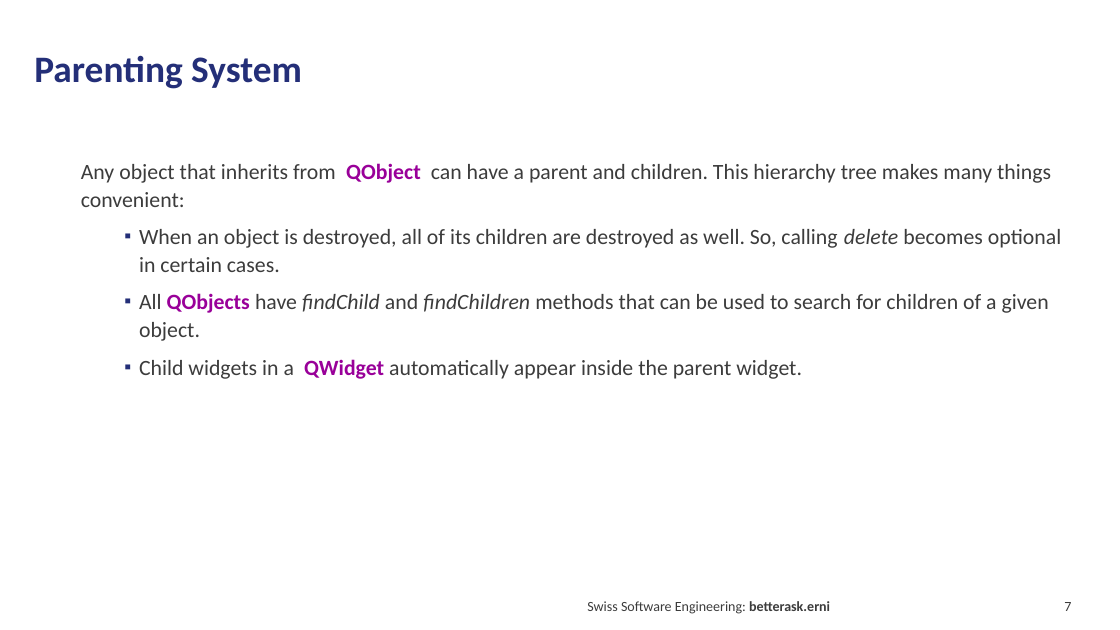
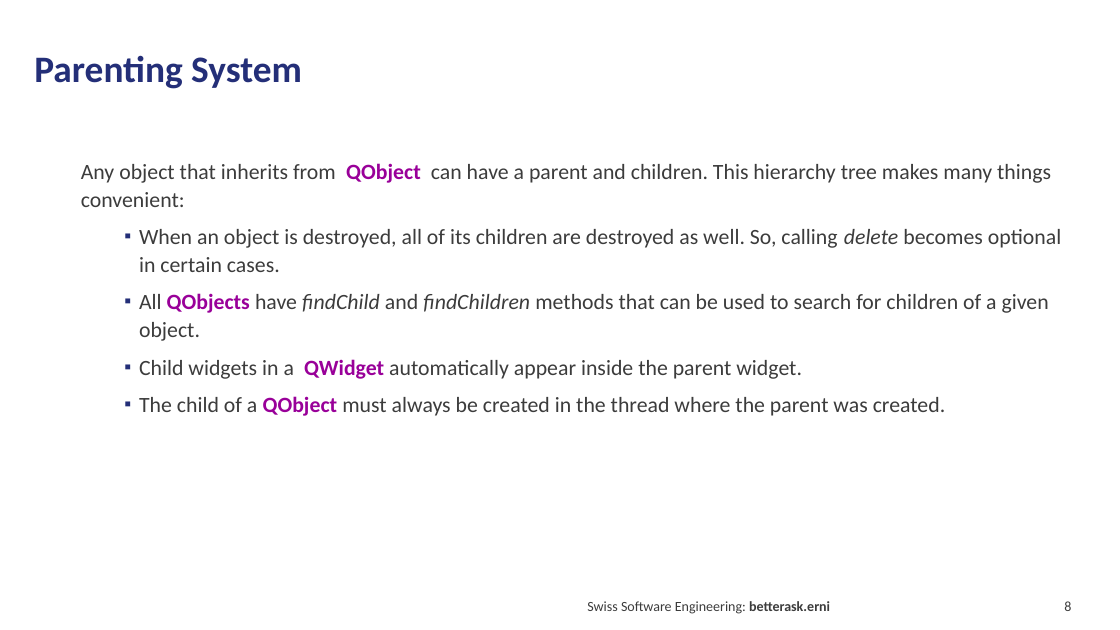
Before and after one commit to hebercosfer/qt_intro_demo, a slide deck: slide 8 of Qt Introduction.pptx (slide 7 before the commit). Drawn at 1120x630 pixels with LibreOffice and Linux fonts; fonts in the diff are those of the drawing. Boxes give left, top, right and bottom in pixels: in the first picture for what was removed or moved away, otherwise in the second. Text is boxed around its words. In the diff, an @@ line names an element or a change of style, - is before the commit and + after.

```diff
--- a/Qt Introduction.pptx
+++ b/Qt Introduction.pptx
@@ text at [139, 396, 946, 416]: paragraph added @@
+    ▪ The child of a QObject must always be created in the thread where the parent was created.
@@ page number at [1064, 601, 1071, 611]: text changed @@
-7
+8
```
Also in this commit, not shown: 4 other slides changed, 6 slides added, 4 slides removed, 7 other files.
